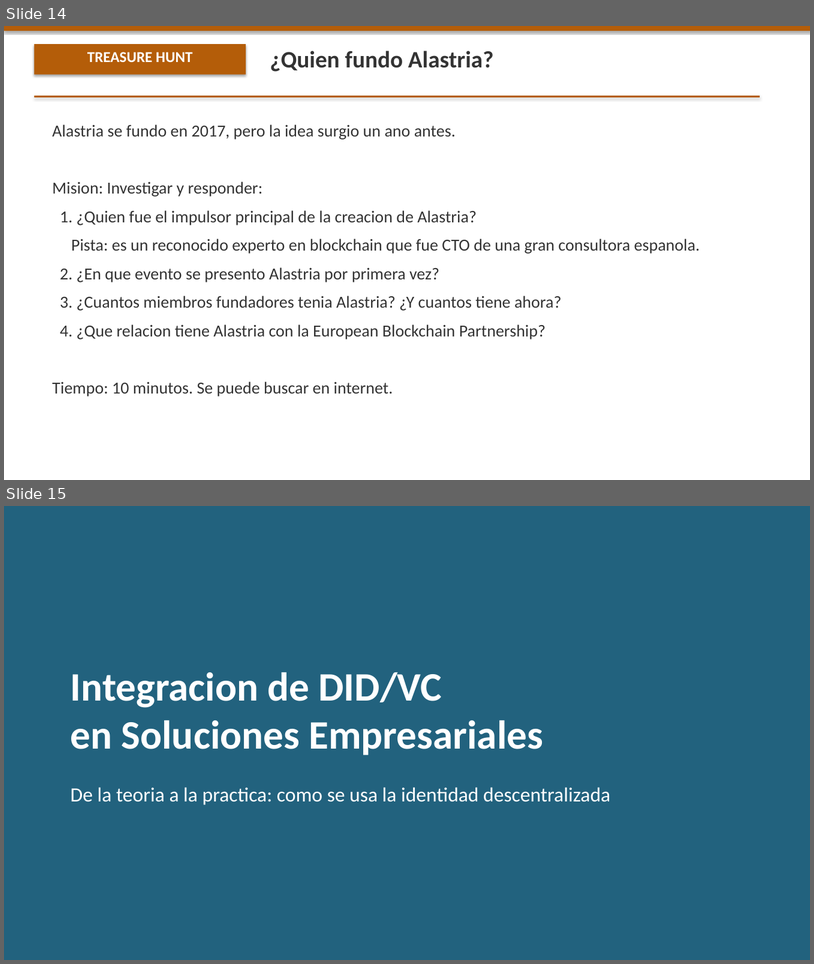
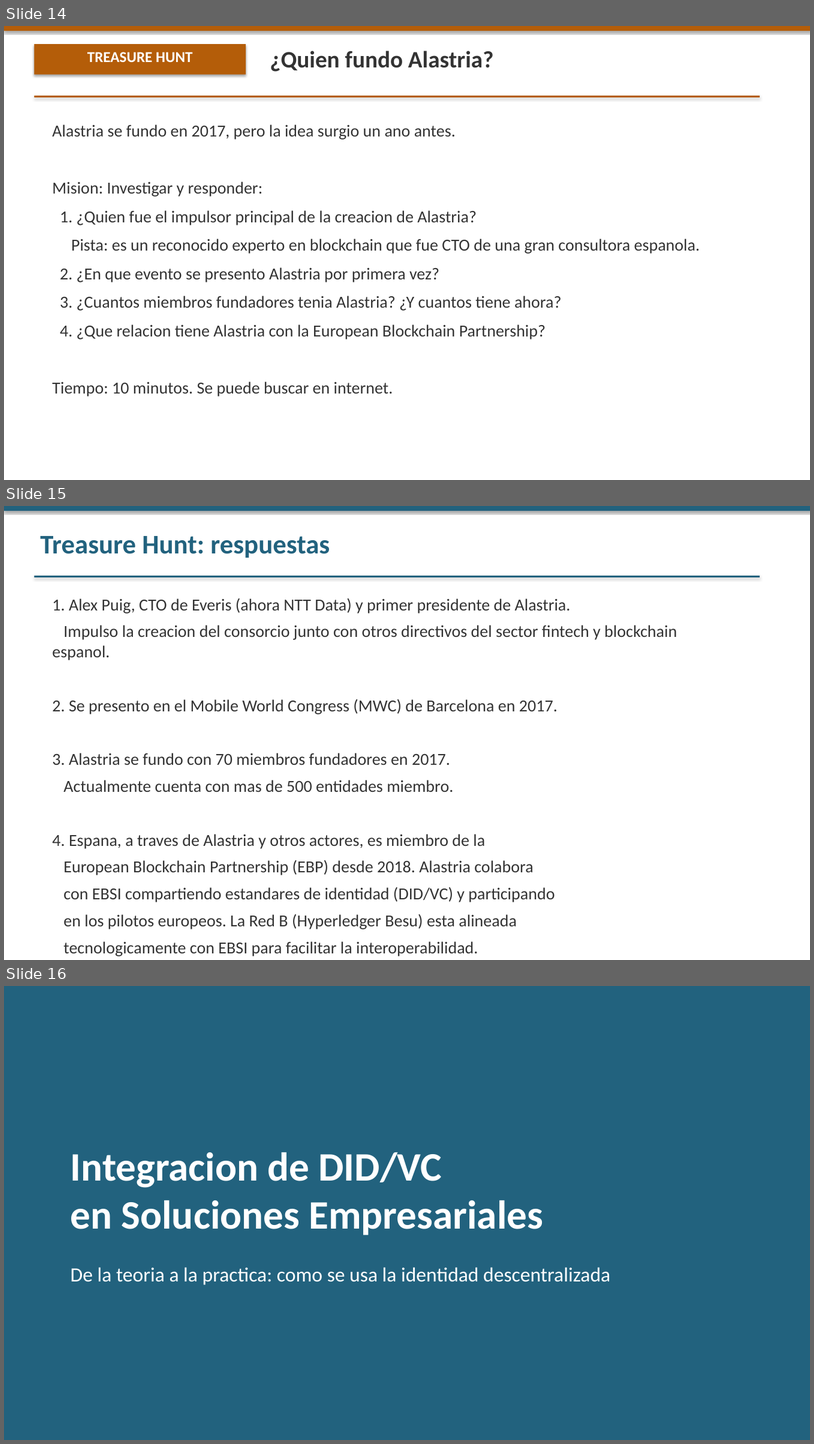
Before and after one commit to jjnieto/fabric, a slide deck: docs/slides/Modulo 5/identidad_digital_parte2.pptx. Shown one above the other, each under a label of ours: slides 14 and 15 before the commit, slides 14, 15 and 16 after it. The pictures are 814x964 and 814x1444 pixels, drawn with LibreOffice and Linux fonts; fonts in the diff are those of the drawing. Boxes give left, top, right and bottom in pixels: in the first picture for what was removed or moved away, otherwise in the second. Text is boxed around its words. In the diff, an @@ line names an element or a change of style, - is before the commit and + after.

```diff
--- a/docs/slides/Modulo 5/identidad_digital_parte2.pptx
+++ b/docs/slides/Modulo 5/identidad_digital_parte2.pptx
@@ slide 15 added at [4,506,810,960], background #FFFFFF @@
@@ rectangle added at [4,506,810,511], fill #22627E @@
@@ text added at [40,536,330,558], 32 pt, text #22627E, bold @@
+Treasure Hunt: respuestas
@@ rectangle added at [34,576,760,577], fill #22627E @@
@@ text added at [52,598,677,929], 20 pt, text #333333 @@
+1. Alex Puig, CTO de Everis (ahora NTT Data) y primer presidente de Alastria.
+Impulso la creacion del consorcio junto con otros directivos del sector fintech y blockchain espanol.
+2. Se presento en el Mobile World Congress (MWC) de Barcelona en 2017.
+3. Alastria se fundo con 70 miembros fundadores en 2017.
+Actualmente cuenta con mas de 500 entidades miembro.
+4. Espana, a traves de Alastria y otros actores, es miembro de la
+European Blockchain Partnership (EBP) desde 2018. Alastria colabora
+con EBSI compartiendo estandares de identidad (DID/VC) y participando
+en los pilotos europeos. La Red B (Hyperledger Besu) esta alineada
+tecnologicamente con EBSI para facilitar la interoperabilidad.
@@ what was slide 15 is now slide 16 @@
```
Also in this commit, not shown: 1 other file.
